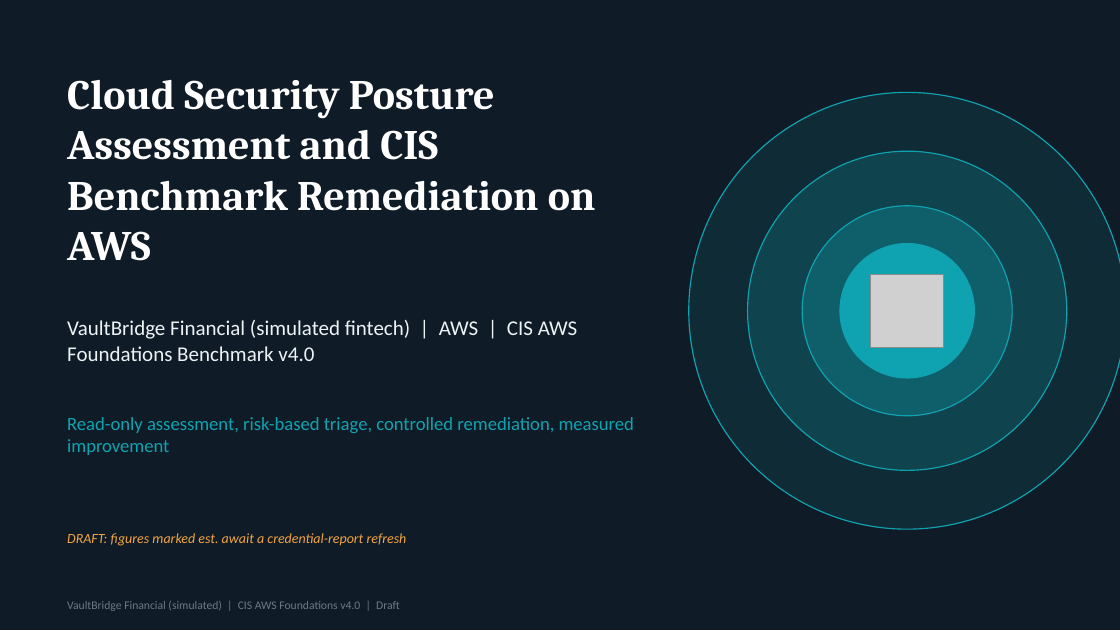
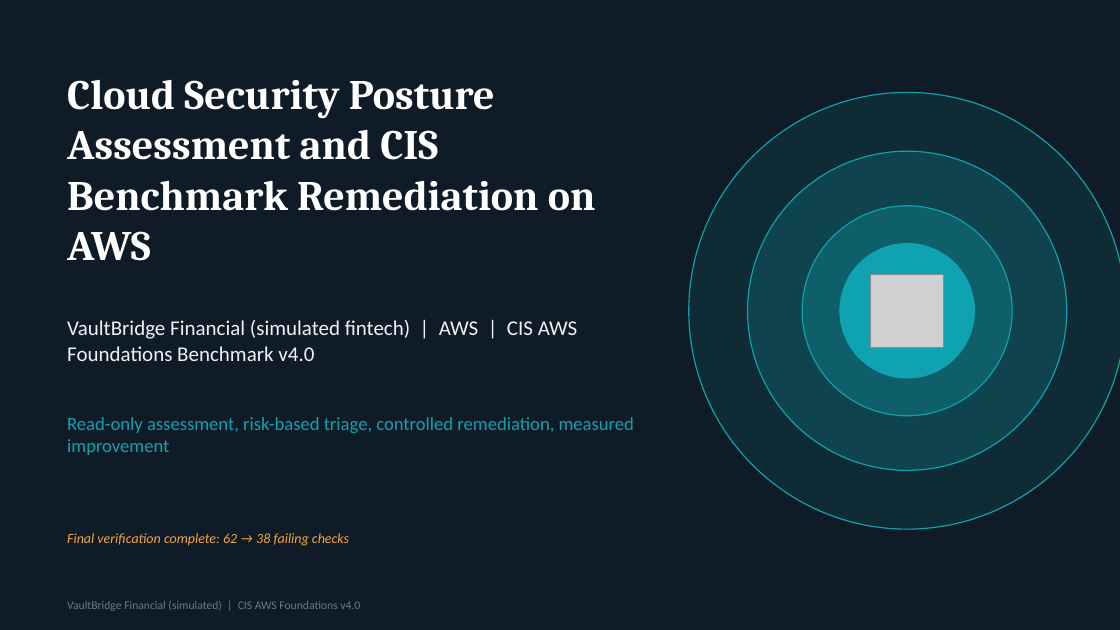
Before and after one commit to sadorect/aws-cis-posture-assessment, a slide deck: slide 1 of docs/VaultBridge_CIS_AWS_Assessment.pptx. Drawn at 1120x630 pixels with LibreOffice and Linux fonts; fonts in the diff are those of the drawing; grey boxes stand for pictures. Boxes give left, top, right and bottom in pixels: in the first picture for what was removed or moved away, otherwise in the second. Text is boxed around its words. In the diff, an @@ line names an element or a change of style, - is before the commit and + after.

Commit message:
Final verification after credential-report refresh: 62 to 38 counted failures
Re-run at 07:42 UTC with identical flags and mutelist. The three MFA rows that read a stale cached report now pass: 38 counted failing (48 raw), 1 critical, 5 high, no new failures. Day 9 report, final report, roadmap, deck and backlog statuses updated: eight items Fixed, one partially fixed.

```diff
--- a/docs/VaultBridge_CIS_AWS_Assessment.pptx
+++ b/docs/VaultBridge_CIS_AWS_Assessment.pptx
@@ text at [67,533,349,546]: text changed @@
-DRAFT: figures marked est. await a credential-report refresh
+Final verification complete: 62 → 38 failing checks
@@ text at [67,601,360,611]: text changed @@
-VaultBridge Financial (simulated) | CIS AWS Foundations v4.0 | Draft
+VaultBridge Financial (simulated) | CIS AWS Foundations v4.0
```
Also in this commit, not shown: 20 other slides changed, 10 other files.
